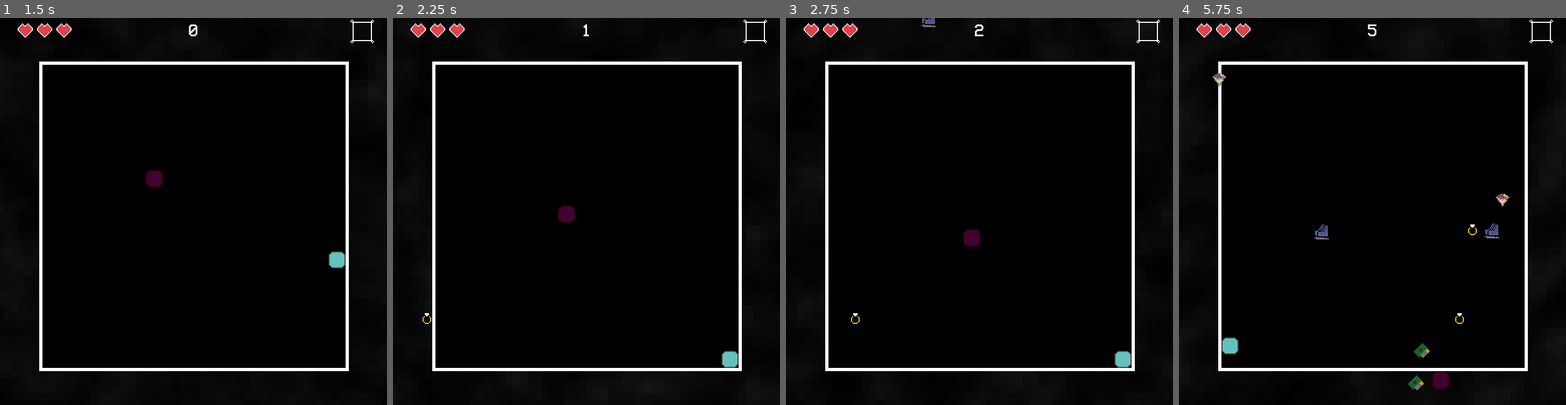
Above: before the commit, frames 1-4 (left to right).
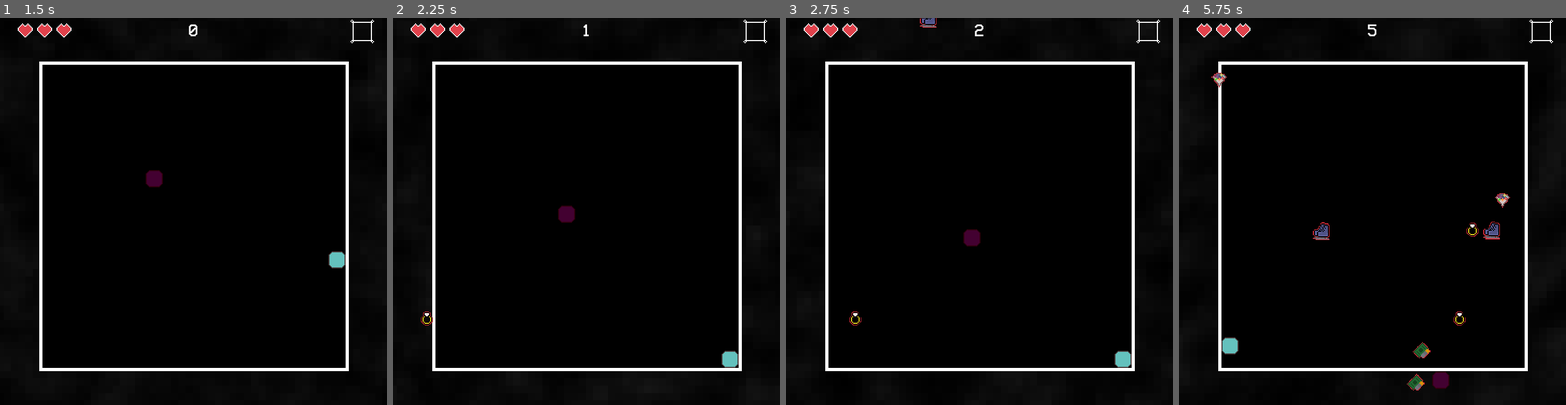
Above: after the commit, the same moments.

Repository: NathanPip/only-one
Game: Godot game, scene res://scenes/game.tscn
Same seed, same stepped clock (60 frames per second), same inputs: the game is played once before the commit and once after it. The engine's default icon, where the game draws it, is replaced by a stand-in: a white triangle on a blue panel in a dark square.
Inputs:
- Up to frame 1 (1.5 s): tap Space (action) at 0.5, 1.35 s; hold D (move_right) 0.53-1.28 s; hold Space (action) 0.53-1.28 s; hold S (move_down) from 1.28 s (still down)
- Up to frame 2 (2.25 s): release S (move_down) at 2.03 s; hold D (move_right) from 2.03 s (still down); hold Space (action) from 2.03 s (still down)
- Up to frame 3 (2.75 s): keep holding D (move_right); keep holding Space (action)
- Up to frame 4 (5.75 s): release D (move_right) at 2.78 s; release Space (action) at 2.78 s; hold W (move_up) 2.78-3.53 s; tap Space (action) at 2.85, 4.35 s; hold Space (action) 3.53-4.28 s; hold A (move_left) 3.53-5.03 s; hold S (move_down) from 5.03 s (still down); hold Space (action) from 5.03 s (still down)

Frame 1 is identical in both runs. In frame 2, less than 0.1% of the frame differs, in the area x 7-11%, y 75-80%; in frame 3, less than 0.1%; in frame 4, 0.2%, in the area x 8-86%, y 14-97%.

Commit message:
powerup anim and borders for projectiles

Diff:
--- a/materials/bg.tres
+++ b/materials/bg.tres
@@ -24,6 +24,8 @@
 shader_parameter/pixelate_amt = 53.16
 shader_parameter/heal_color = Color(0.432195, 0.777321, 0.235191, 1)
 shader_parameter/heal_amt = 0.0
+shader_parameter/powerup_color = Color(0.434788, 0.70741, 0.990541, 1)
+shader_parameter/powerup_amt = 0.0
 shader_parameter/damage_amt = 0.0
 shader_parameter/flash_amt = 0.5
 shader_parameter/shake_amt = 0.01
--- /dev/null
+++ b/materials/dmg_proj_mat.tres
@@ -0,0 +1,7 @@
+[gd_resource type="ShaderMaterial" load_steps=2 format=3 uid="uid://dxm0w6js6geyt"]
+
+[ext_resource type="Shader" uid="uid://cq542ejkooxms" path="res://shaders/projectile_border.gdshader" id="1_wrtby"]
+
+[resource]
+shader = ExtResource("1_wrtby")
+shader_parameter/border_color = Color(0.859331, 0.176031, 0.232754, 1)
--- /dev/null
+++ b/materials/heal_proj_mat.tres
@@ -0,0 +1,7 @@
+[gd_resource type="ShaderMaterial" load_steps=2 format=3 uid="uid://syo5bxk3byjv"]
+
+[ext_resource type="Shader" uid="uid://cq542ejkooxms" path="res://shaders/projectile_border.gdshader" id="1_whxkj"]
+
+[resource]
+shader = ExtResource("1_whxkj")
+shader_parameter/border_color = Color(0.271065, 0.723347, 0.0664617, 1)
--- /dev/null
+++ b/materials/powerup_proj_mat.tres
@@ -0,0 +1,7 @@
+[gd_resource type="ShaderMaterial" load_steps=2 format=3 uid="uid://cxqpc08kv0cu3"]
+
+[ext_resource type="Shader" uid="uid://cq542ejkooxms" path="res://shaders/projectile_border.gdshader" id="1_5an1a"]
+
+[resource]
+shader = ExtResource("1_5an1a")
+shader_parameter/border_color = Color(0, 0.581922, 0.987959, 1)
--- a/resources/basic_projectile.tres
+++ b/resources/basic_projectile.tres
@@ -6,6 +6,7 @@
 [ext_resource type="Texture2D" uid="uid://bw1pt6wssya0c" path="res://sprites/Obstacle_2.png" id="2_vprbf"]
 [ext_resource type="Texture2D" uid="uid://ciddb0qeqlc2v" path="res://sprites/Obstacle_3.png" id="3_vq88j"]
 [ext_resource type="Texture2D" uid="uid://bfjbtdxvv2bjj" path="res://sprites/Obstacle_4.png" id="4_jmu8y"]
+[ext_resource type="Material" uid="uid://dxm0w6js6geyt" path="res://materials/dmg_proj_mat.tres" id="5_vprbf"]
 
 [resource]
 script = ExtResource("1_sqv6l")
@@ -15,4 +16,5 @@
 instantiation_count = 100
 projectile_scene = ExtResource("1_nskmd")
 additional_sprites = Array[Texture2D]([ExtResource("1_7o2m2"), ExtResource("2_vprbf"), ExtResource("3_vq88j"), ExtResource("4_jmu8y")])
+border_mat = ExtResource("5_vprbf")
 metadata/_custom_type_script = "uid://qtewlci5v3kf"
--- a/resources/ex_projectile.tres
+++ b/resources/ex_projectile.tres
@@ -1,5 +1,6 @@
-[gd_resource type="Resource" script_class="ProjectileResource" load_steps=3 format=3 uid="uid://bhpqfnimvhmfu"]
+[gd_resource type="Resource" script_class="ProjectileResource" load_steps=4 format=3 uid="uid://bhpqfnimvhmfu"]
 
+[ext_resource type="Material" uid="uid://dxm0w6js6geyt" path="res://materials/dmg_proj_mat.tres" id="1_60pvc"]
 [ext_resource type="PackedScene" uid="uid://dgnyh41rryk42" path="res://scenes/ex_basic_projectile.tscn" id="1_cxfso"]
 [ext_resource type="Script" uid="uid://qtewlci5v3kf" path="res://resources/projectile_resource.gd" id="1_lf855"]
 
@@ -11,4 +12,5 @@
 instantiation_count = 60
 projectile_scene = ExtResource("1_cxfso")
 additional_sprites = Array[Texture2D]([])
+border_mat = ExtResource("1_60pvc")
 metadata/_custom_type_script = "uid://qtewlci5v3kf"
--- a/resources/heart_up.tres
+++ b/resources/heart_up.tres
@@ -1,6 +1,7 @@
-[gd_resource type="Resource" script_class="ProjectileResource" load_steps=3 format=3 uid="uid://dwsmhu44v50i"]
+[gd_resource type="Resource" script_class="ProjectileResource" load_steps=4 format=3 uid="uid://dwsmhu44v50i"]
 
 [ext_resource type="Script" uid="uid://qtewlci5v3kf" path="res://resources/projectile_resource.gd" id="1_83ypb"]
+[ext_resource type="Material" uid="uid://syo5bxk3byjv" path="res://materials/heal_proj_mat.tres" id="1_cpd3j"]
 [ext_resource type="PackedScene" uid="uid://ctgwf3a7vlnmp" path="res://scenes/heart_projectile.tscn" id="1_pogxm"]
 
 [resource]
@@ -11,4 +12,5 @@
 instantiation_count = 10
 projectile_scene = ExtResource("1_pogxm")
 additional_sprites = Array[Texture2D]([])
+border_mat = ExtResource("1_cpd3j")
 metadata/_custom_type_script = "uid://qtewlci5v3kf"
--- a/resources/invulnerable_projectile.tres
+++ b/resources/invulnerable_projectile.tres
@@ -1,7 +1,8 @@
-[gd_resource type="Resource" script_class="ProjectileResource" load_steps=3 format=3 uid="uid://l7ywvykiwbfi"]
+[gd_resource type="Resource" script_class="ProjectileResource" load_steps=4 format=3 uid="uid://l7ywvykiwbfi"]
 
 [ext_resource type="PackedScene" uid="uid://bh1l66v6lfj5u" path="res://scenes/invulnerable_power_up_projectile.tscn" id="1_0a1ng"]
 [ext_resource type="Script" uid="uid://qtewlci5v3kf" path="res://resources/projectile_resource.gd" id="1_0idjf"]
+[ext_resource type="Material" uid="uid://cxqpc08kv0cu3" path="res://materials/powerup_proj_mat.tres" id="1_2ewcp"]
 
 [resource]
 script = ExtResource("1_0idjf")
@@ -11,4 +12,5 @@
 instantiation_count = 10
 projectile_scene = ExtResource("1_0a1ng")
 additional_sprites = Array[Texture2D]([])
+border_mat = ExtResource("1_2ewcp")
 metadata/_custom_type_script = "uid://qtewlci5v3kf"
--- a/resources/projectile_resource.gd
+++ b/resources/projectile_resource.gd
@@ -7,4 +7,5 @@
 @export var instantiation_count: int = 10
 @export var projectile_scene: PackedScene
 @export var additional_sprites: Array[Texture2D] = []
+@export var border_mat: Material
 var ready_projectiles: Array[Projectile] = []
--- a/scenes/ex_basic_projectile.tscn
+++ b/scenes/ex_basic_projectile.tscn
@@ -1,12 +1,18 @@
-[gd_scene load_steps=3 format=3 uid="uid://dgnyh41rryk42"]
+[gd_scene load_steps=4 format=3 uid="uid://dgnyh41rryk42"]
 
 [ext_resource type="Texture2D" uid="uid://cwrb7d4i5mynp" path="res://sprites/spike.png" id="1_clitu"]
 [ext_resource type="Script" uid="uid://bmrhs6t42hu6d" path="res://scripts/projectile.gd" id="2_clitu"]
+[ext_resource type="Material" uid="uid://dxm0w6js6geyt" path="res://materials/dmg_proj_mat.tres" id="3_o74i6"]
 
-[node name="Ex_Basic_Projectile" type="Sprite2D"]
-modulate = Color(0, 0, 1, 1)
-texture_filter = 1
+[node name="Node2D" type="Node2D"]
+script = ExtResource("2_clitu")
+type = 1
+
+[node name="Border" type="Sprite2D" parent="."]
+material = ExtResource("3_o74i6")
+scale = Vector2(1.1, 1.1)
 texture = ExtResource("1_clitu")
-script = ExtResource("2_clitu")
-size = 14.0
-metadata/_custom_type_script = "uid://bmrhs6t42hu6d"
+
+[node name="Sprite" type="Sprite2D" parent="."]
+scale = Vector2(1.1, 1.1)
+texture = ExtResource("1_clitu")
--- a/scenes/game.tscn
+++ b/scenes/game.tscn
@@ -48,7 +48,7 @@
 script = ExtResource("2_suyxu")
 starting_db = -70.0
 score_limit = 15.0
-max_db = -3.0
+max_db = -6.0
 always_playing = false
 
 [node name="Fast_Synth" type="AudioStreamPlayer" parent="."]
@@ -95,7 +95,6 @@
 starting_db = -70.0
 score_start = 15.0
 score_limit = 40.0
-max_db = -10.0
 always_playing = false
 
 [node name="Game" type="Node2D" parent="."]
--- a/scenes/heart_projectile.tscn
+++ b/scenes/heart_projectile.tscn
@@ -1,8 +1,9 @@
-[gd_scene load_steps=5 format=3 uid="uid://ctgwf3a7vlnmp"]
+[gd_scene load_steps=6 format=3 uid="uid://ctgwf3a7vlnmp"]
 
 [ext_resource type="Script" uid="uid://bmrhs6t42hu6d" path="res://scripts/projectile.gd" id="1_8biqk"]
 [ext_resource type="Shader" uid="uid://bsvqa1bum5mby" path="res://shaders/heart_ui.gdshader" id="1_cynif"]
 [ext_resource type="Texture2D" uid="uid://d207m54lqqt0b" path="res://sprites/health_counter_sprite.png" id="2_8yj02"]
+[ext_resource type="Material" uid="uid://dxm0w6js6geyt" path="res://materials/dmg_proj_mat.tres" id="4_8yj02"]
 
 [sub_resource type="ShaderMaterial" id="ShaderMaterial_8ifld"]
 shader = ExtResource("1_cynif")
@@ -11,7 +12,16 @@
 shader_parameter/inner_color_dead = Color(0, 0, 0, 1)
 shader_parameter/dead_amt = 0.0
 
-[node name="Projectile" type="Sprite2D"]
+[node name="Node2D" type="Node2D"]
+script = ExtResource("1_8biqk")
+type = 3
+
+[node name="Border" type="Sprite2D" parent="."]
+material = ExtResource("4_8yj02")
+scale = Vector2(1.1, 1.1)
+texture = ExtResource("2_8yj02")
+
+[node name="Sprite" type="Sprite2D" parent="."]
 material = SubResource("ShaderMaterial_8ifld")
 texture = ExtResource("2_8yj02")
 script = ExtResource("1_8biqk")
--- a/scenes/invulnerable_power_up_projectile.tscn
+++ b/scenes/invulnerable_power_up_projectile.tscn
@@ -1,11 +1,19 @@
-[gd_scene load_steps=3 format=3 uid="uid://bh1l66v6lfj5u"]
+[gd_scene load_steps=4 format=3 uid="uid://bh1l66v6lfj5u"]
 
 [ext_resource type="Texture2D" uid="uid://dujl40unr4emm" path="res://sprites/blue_square.png" id="1_u7vmt"]
 [ext_resource type="Script" uid="uid://bmrhs6t42hu6d" path="res://scripts/projectile.gd" id="2_u7vmt"]
+[ext_resource type="Material" uid="uid://dxm0w6js6geyt" path="res://materials/dmg_proj_mat.tres" id="3_ktbpe"]
 
-[node name="PowerUpProjectile" type="Sprite2D"]
+[node name="Node2D" type="Node2D"]
+script = ExtResource("2_u7vmt")
+type = 2
+
+[node name="Border" type="Sprite2D" parent="."]
+material = ExtResource("3_ktbpe")
+scale = Vector2(1.1, 1.1)
+texture = ExtResource("1_u7vmt")
+
+[node name="Sprite" type="Sprite2D" parent="."]
 modulate = Color(1, 0.168627, 1, 1)
 texture_filter = 1
 texture = ExtResource("1_u7vmt")
-script = ExtResource("2_u7vmt")
-metadata/_custom_type_script = "uid://ce83h4mgcvbc3"
--- a/scenes/power_up.tscn
+++ b/scenes/power_up.tscn
@@ -1,12 +1,20 @@
-[gd_scene load_steps=3 format=3 uid="uid://18x460pwc4kt"]
+[gd_scene load_steps=4 format=3 uid="uid://18x460pwc4kt"]
 
 [ext_resource type="Texture2D" uid="uid://dujl40unr4emm" path="res://sprites/blue_square.png" id="1_j7my0"]
+[ext_resource type="Material" uid="uid://dxm0w6js6geyt" path="res://materials/dmg_proj_mat.tres" id="2_ig136"]
 
 [sub_resource type="GDScript" id="GDScript_j7my0"]
 script/source = "extends Projectile
 "
 
-[node name="PowerUp" type="Sprite2D"]
+[node name="Node2D" type="Node2D"]
+
+[node name="Border" type="Sprite2D" parent="."]
+material = ExtResource("2_ig136")
+scale = Vector2(1.1, 1.1)
+texture = ExtResource("1_j7my0")
+
+[node name="PowerUp" type="Sprite2D" parent="."]
 modulate = Color(1, 0.0235294, 1, 1)
 texture_filter = 1
 texture = ExtResource("1_j7my0")
--- a/scenes/projectile.tscn
+++ b/scenes/projectile.tscn
@@ -1,11 +1,18 @@
-[gd_scene load_steps=3 format=3 uid="uid://cx3r6howwyucd"]
+[gd_scene load_steps=4 format=3 uid="uid://cx3r6howwyucd"]
 
 [ext_resource type="Texture2D" uid="uid://cwrb7d4i5mynp" path="res://sprites/spike.png" id="1_3ijri"]
 [ext_resource type="Script" uid="uid://bmrhs6t42hu6d" path="res://scripts/projectile.gd" id="2_q3m7n"]
+[ext_resource type="Material" uid="uid://dxm0w6js6geyt" path="res://materials/dmg_proj_mat.tres" id="3_softn"]
 
-[node name="Projectile" type="Sprite2D"]
+[node name="Node2D" type="Node2D"]
+script = ExtResource("2_q3m7n")
+
+[node name="Border" type="Sprite2D" parent="."]
+material = ExtResource("3_softn")
+scale = Vector2(2.2, 2.2)
+texture = ExtResource("1_3ijri")
+
+[node name="Sprite" type="Sprite2D" parent="."]
 texture_filter = 1
 scale = Vector2(2, 2)
 texture = ExtResource("1_3ijri")
-script = ExtResource("2_q3m7n")
-size = 30.0
--- a/scripts/game.gd
+++ b/scripts/game.gd
@@ -46,7 +46,7 @@
 		Globals.heal(1)
 	if powerups_map.has(proj.type):
 		player.set_power_up(powerups_map[proj.type].inst)
-		Globals.change_powerup.emit(proj.texture)
+		Globals.change_powerup.emit(proj.get_tex())
 
 func kill_projectile(proj: Projectile, index: int):
 	projectiles_map[proj.type].ready_projectiles.append(proj)
@@ -113,9 +113,11 @@
 			return
 		for i in range(proj.instantiation_count):
 			var inst = proj.projectile_scene.instantiate() as Projectile
+			inst.set_border_material(proj.border_mat)
 			if proj.additional_sprites.size() > 0:
 				var tex = proj.additional_sprites[i % proj.additional_sprites.size()]
-				inst.texture = tex
+				inst.set_tex(tex)
+				inst.set_border_tex(tex)
 			inst.type = proj.type
 			self.add_child(inst)
 			inst.global_position = starting_spawn
--- a/scripts/globals.gd
+++ b/scripts/globals.gd
@@ -8,6 +8,7 @@
 signal change_gamestate(state: GameStateEnum)
 signal damage_anim_playing(amt: float)
 signal heal_anim_playing(amt: float)
+signal powerup_anim_playing(amt: float)
 signal healed
 
 enum power_up_type {INVULNERABLE}
@@ -49,6 +50,8 @@
 var damage_anim_time: float = 0
 var starting_heal_anim_time: float = 1
 var heal_anim_time: float = 0
+var starting_powerup_anim_time: float = 1
+var powerup_anim_time: float = 0
 var next_second: int
 var game_node: Game
 var game_over_node: Control
@@ -80,17 +83,10 @@
 	menu_node.set_process_input(game_state == GameStateEnum.MENU)
 	menu_node.visible = game_state == GameStateEnum.MENU
 
-func play_damage_anim():
-	var anim_amt = sin(damage_anim_time*PI)
-	background.material.set_shader_parameter("damage_amt", anim_amt)
-	damage_anim_playing.emit(anim_amt)
-	pass
-
-func play_heal_anim():
-	var anim_amt = sin(heal_anim_time*PI)
-	background.material.set_shader_parameter("heal_amt", anim_amt)
-	heal_anim_playing.emit(anim_amt)
-	pass
+func play_anim(time: float, param: String, sig: Signal):
+	var anim_amt = sin(time*PI)
+	background.material.set_shader_parameter(param, anim_amt)
+	sig.emit(anim_amt)
 
 func restart():
 	game_state = GameStateEnum.PLAYING
@@ -110,11 +106,14 @@
 	if game_state != GameStateEnum.PLAYING:
 		return
 	if damage_anim_time >= 0:
-		play_damage_anim()
+		play_anim(damage_anim_time, "damage_amt", damage_anim_playing)
 		damage_anim_time -= delta
 	if heal_anim_time >= 0:
-		play_heal_anim()
+		play_anim(heal_anim_time, "heal_amt", heal_anim_playing)
 		heal_anim_time -= delta
+	if powerup_anim_time >= 0:
+		play_anim(powerup_anim_time, "powerup_amt", powerup_anim_playing)
+		powerup_anim_time -= delta
 	update_music(music_streams)
 	score += delta
 	if score >= next_second:
--- a/scripts/player.gd
+++ b/scripts/player.gd
@@ -50,6 +50,8 @@
 	pass
 
 func set_power_up(power_up: PowerUp):
+	if power_up != null:
+		Globals.powerup_anim_time = Globals.starting_powerup_anim_time
 	current_power_up = power_up
 	power_up_timer = power_up.duration
 
--- a/scripts/projectile.gd
+++ b/scripts/projectile.gd
@@ -1,5 +1,5 @@
 class_name Projectile
-extends Sprite2D
+extends Node2D
 
 @export var speed: float = 200
 @export var size: float = 16
@@ -7,6 +7,18 @@
 @export var type: Globals.projectile_type
 @export var debug: bool = false
 var direction: Vector2 = Vector2(1, 0)
+
+func set_border_material(mat: Material):
+	get_node("Border").material = mat
+
+func set_tex(tex: Texture2D):
+	get_node("Sprite").texture = tex
+
+func get_tex() -> Texture2D:
+	return get_node("Sprite").texture
+
+func set_border_tex(tex: Texture2D):
+	get_node("Border").texture = tex
 
 func _move(delta: float):
 	self.position += self.direction*self.speed * delta
--- a/scripts/spawner_group.gd
+++ b/scripts/spawner_group.gd
@@ -14,7 +14,7 @@
 	var spawner = ready_spawners[rand]
 	ready_spawners.remove_at(rand)
 	proj.speed = randf_range(speed_range.x, speed_range.y)
-	spawner.wait_time = proj.speed / 100
+	spawner.wait_time = proj.speed / 140
 	if proj == null:
 		print("no projectile")
 		return
--- a/shaders/bg.gdshader
+++ b/shaders/bg.gdshader
@@ -8,6 +8,8 @@
 uniform float pixelate_amt;
 uniform vec4 heal_color: source_color;
 uniform float heal_amt = 0;
+uniform vec4 powerup_color: source_color;
+uniform float powerup_amt = 0;
 uniform float damage_amt = 0;
 uniform float flash_amt = .2;
 uniform float shake_amt = 5;
@@ -30,7 +32,7 @@
 	vec2 pixel_uv = round(UV * pixelate_amt)/pixelate_amt;
 	vec4 noise_tex = texture(noise, vec2(pixel_uv.x - TIME * speed + remap(sin(PI*(damage_amt * shake_speed)), 0.f, 1.f, -shake_amt, shake_amt), pixel_uv.y + TIME * speed - remap(sin(PI*(damage_amt * shake_speed)-PI/2.f), 0.f, 1.f, -shake_amt, shake_amt)));
 	vec4 noise_tex2 = texture(noise2, vec2(pixel_uv.x + TIME * speed + remap(sin(PI*(damage_amt * shake_speed)), 0.f, 1.f, -shake_amt, shake_amt), pixel_uv.y - TIME * speed - remap(sin(PI*(damage_amt * shake_speed)-PI/2.f), 0.f, 1.f, -shake_amt, shake_amt)));
-	vec4 noise_combine = noise_tex * noise_tex2 * mix(lightness, flash_amt, damage_amt + heal_amt) * mix(vec4(1), damage_color, damage_amt) * mix(vec4(1), heal_color, heal_amt);
+	vec4 noise_combine = noise_tex * noise_tex2 * mix(lightness, flash_amt, damage_amt + heal_amt + powerup_amt) * mix(vec4(1), damage_color, damage_amt) * mix(vec4(1), heal_color, heal_amt) * mix(vec4(1), powerup_color, powerup_amt);
 	noise_combine.a = 1.f;
 	COLOR = noise_combine;
 	// Called for every pixel the material is visible on.
--- /dev/null
+++ b/shaders/projectile_border.gdshader
@@ -0,0 +1,17 @@
+shader_type canvas_item;
+
+uniform vec3 border_color: source_color;
+
+void vertex() {
+	// Called for every vertex the material is visible on.
+}
+
+void fragment() {
+	COLOR = vec4(border_color, COLOR.a);
+	// Called for every pixel the material is visible on.
+}
+
+//void light() {
+//	// Called for every pixel for every light affecting the CanvasItem.
+//	// Uncomment to replace the default light processing function with this one.
+//}
Not shown: 1 places in resources/basic_projectile.tres that only renumber resources
Not shown, added: shaders/projectile_border.gdshader.uid
